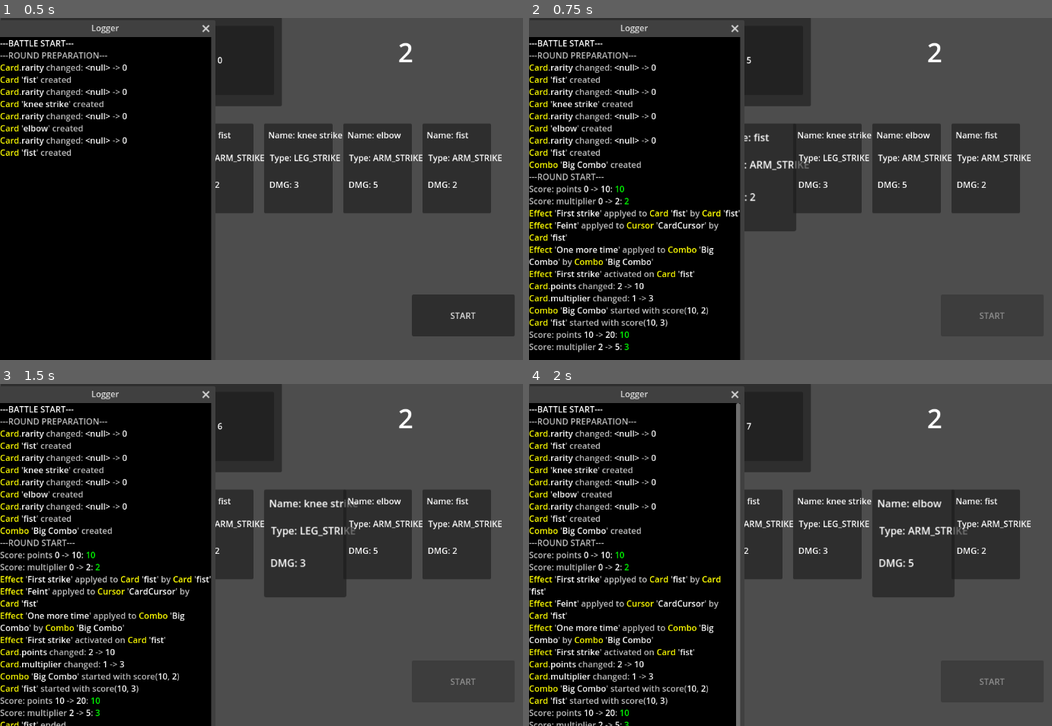
Above: before the commit, frames 1-4 (two rows, left to right).
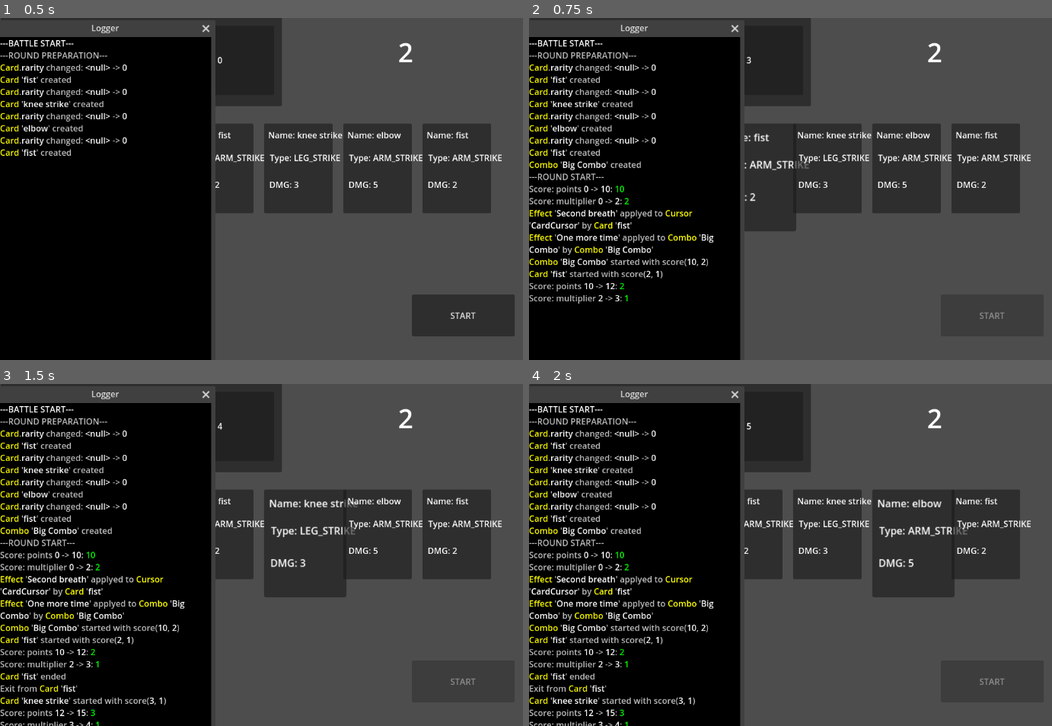
Above: after the commit, the same moments.

Repository: C0ldSt33l/Fighting-Card-Game
Game: Godot game, scene res://battle/battle_scene.tscn
Two runs of this game, one before a commit and one after it. Both use one fixed random seed, a clock stepped at 60 frames per second and the inputs below.
Inputs:
- Up to frame 1 (0.5 s): no input
- Up to frame 2 (0.75 s): click "START" at 0.5 s
- Up to frame 3 (1.5 s): tap Enter (ui_accept) at 1.25 s
- Up to frame 4 (2 s): tap Enter (ui_accept) at 1.52 s

Frame 1 is identical in both runs. In frame 2, 3.9% of the frame differs, in the area x 0-43%, y 11-98%; in frame 3, 4.3%; in frame 4, 4.5%, in the area x 0-43%, y 5-100%.

Commit message:
implement `Second breath` effect

Diff:
--- a/battle/battle_scene.gd
+++ b/battle/battle_scene.gd
@@ -104,21 +104,9 @@
 		self.spawn_card(i, configs[i], spawn_pos)
 		spawn_pos.x += 150
 
-	var card := self.cards_on_table[-1]
-	var effect := Effects.get_effect('Feint')
-	effect.caster = card
-	card.bind_effect(effect)
-
 	var first_card := self.first_card
-	var e := Effects.get_effect('First strike')
+	var e := Effects.get_effect('Second breath')
 	first_card.bind_effect(e)
-
-	# var e := Effects.EFFECTS['Extra points'] as Effect
-	# var c := self.cards_on_table[-1]
-	# # TODO: where this effect should store (in card or in battle scene)
-	# e.bind_to(c)
-	# c.add_effect(e)
-	# self.apply_effect(e, self.counter)
 
 
 # TODO: move `check_combos()` in round preparation stage
@@ -184,9 +172,12 @@
 		if self.is_all_effects_activated_on(combo):
 			Events.combo_exit.emit(combo)
 
+	if card.index == self.cards_on_table.size() - 1:
+		Events.round_ended.emit()
+
 	if self.card_cursor.index == self.cards_on_table.size():
-		Events.round_ended.emit()
 		self.end_round()
+		Events.round_exit.emit()
 	elif self.is_turn_based_mode:
 		self.play_card()
 
@@ -301,7 +292,7 @@
 func on_round_ended() -> void:
 	self.activate_filtered_effects(
 		Utils.Filter.BY_ACTIVATION_TIME,
-		[Effect.ACTIVATION_TIME.ROUND_START]
+		[Effect.ACTIVATION_TIME.ROUND_END]
 	)
 
 # TODO: clear totems effects
--- a/battle/cursor.gd
+++ b/battle/cursor.gd
@@ -23,6 +23,10 @@
 	self.size = size
 
 
+func back_to_start() -> void:
+	self.index = 0
+
+
 func reset() -> void:
 	self.index = 0
 	self.size = -1
--- a/global/effects.gd
+++ b/global/effects.gd
@@ -1,28 +1,4 @@
 extends Node
-
-# var EFFECTS := {
-# 	'Damage+': Effect.new(
-# 		'Damage+',
-# 		'Increase card points by `2`',
-# 		Effect.ACTIVATION_TIME.CARD_START,
-# 		Effect.TYPE.BUFF,
-# 		card_increase_points
-# 	),
-# 	'Multiplier+': Effect.new(
-# 		'Multiplier+',
-# 		'Increase card mulitplier by `1`',
-# 		Effect.ACTIVATION_TIME.ROUND_START,
-# 		Effect.TYPE.BUFF,
-# 		card_increase_mult
-# 	),
-# 	'Double Score': Effect.new(
-# 		'Double Score',
-# 		'Double score',
-# 		Effect.ACTIVATION_TIME.ROUND_END,
-# 		Effect.TYPE.BUFF,
-# 		score_double_score
-# 	),
-# }
 
 var EFFECTS := {
 	'Extra points': Effect.new(
@@ -73,7 +49,18 @@
 		1,
 		[5, 3],
 	),
+	'Second breath': Effect.new(
+		'Second breath',
+		'Play all round again',
+		Effect.ACTIVATION_TIME.ROUND_END,
+		play_round_again,
+		Effect.TYPE.BUFF,
+		Effect.TARGET_TYPE.CARD_CURSOR,
+		1,
+	),
 }
+
+# EFFECT FUNCS
 
 # NOTE: effect func name convetion
 # TypeName_ActionName(obj: TypeName)
@@ -81,25 +68,31 @@
 static func counter_add_points_and_multipier(c: Counter, points: int, mult: int) -> void:
 	c.add(points, mult)
 
-
 static func card_add_points_and_mulitplier(c: Card, points: int, mult: int) -> void:
 	c.points += points
 	c.multiplier += mult
 
-
 static func card_play_prev_card(c: Cursor) -> void:
 	c.move_back(2)
-
 
 static func card_mult_card_points_and_mult(c: Card, points_mult: int, mult_mult: int) -> void:
 	c.points *= points_mult
 	c.multiplier *= mult_mult
 
-
 static func combo_play_again(c: Combo) -> void:
 	Game.battle.combo_cursor.move_back()
 	Game.battle.card_cursor.set_index(c.start_card.index)
 
+static func play_round_again(c: Cursor) -> void:
+	Game.battle.card_cursor.back_to_start()
+	Game.battle.combo_cursor.back_to_start()
 
+
+# CHECK FUNCS
+static func check(e: Effect, card_or_combo: Variant) -> bool:
+	return e.target == card_or_combo
+
+
+# UTILS
 func get_effect(name: StringName) -> Effect:
 	return self.EFFECTS[name]
